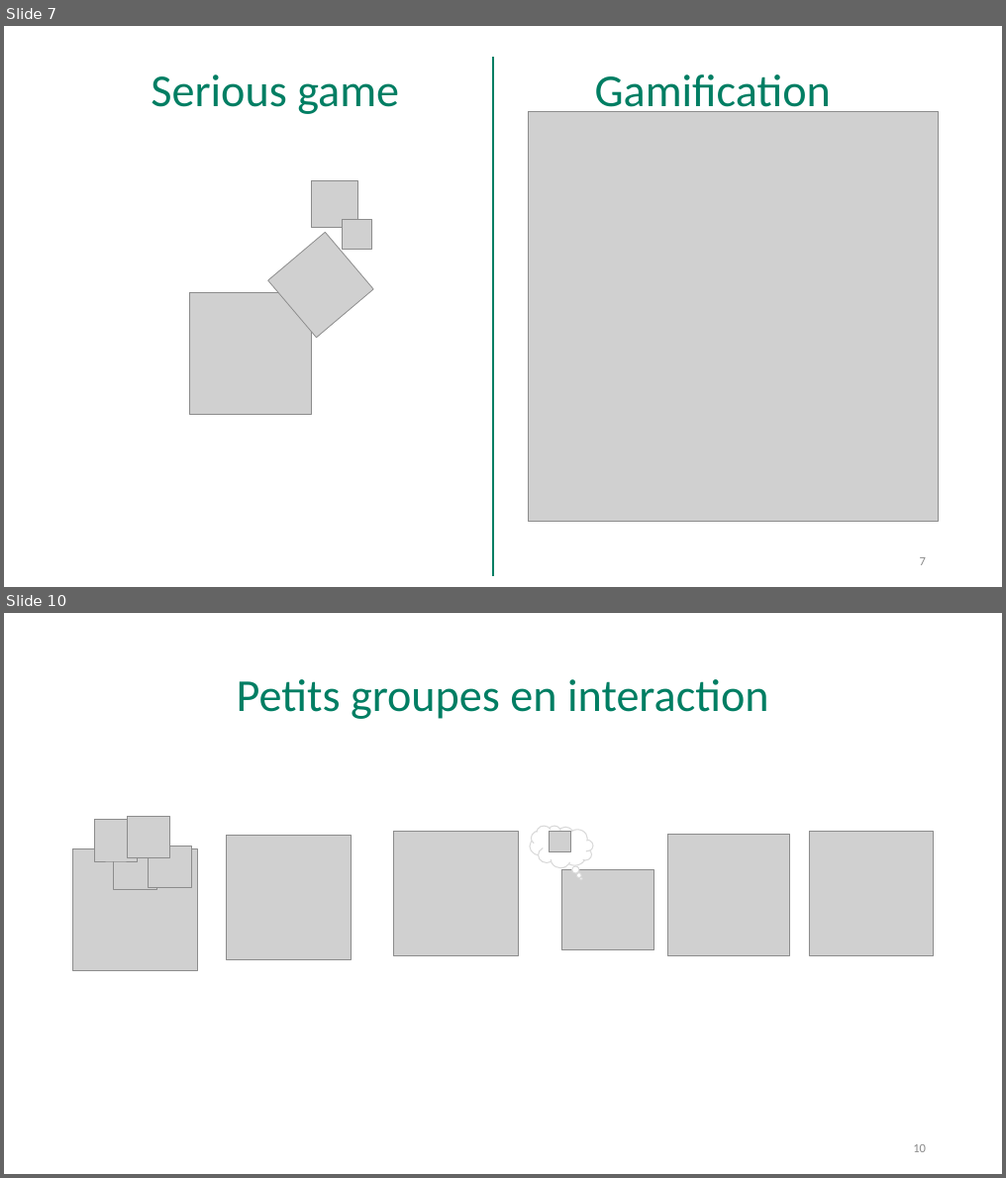
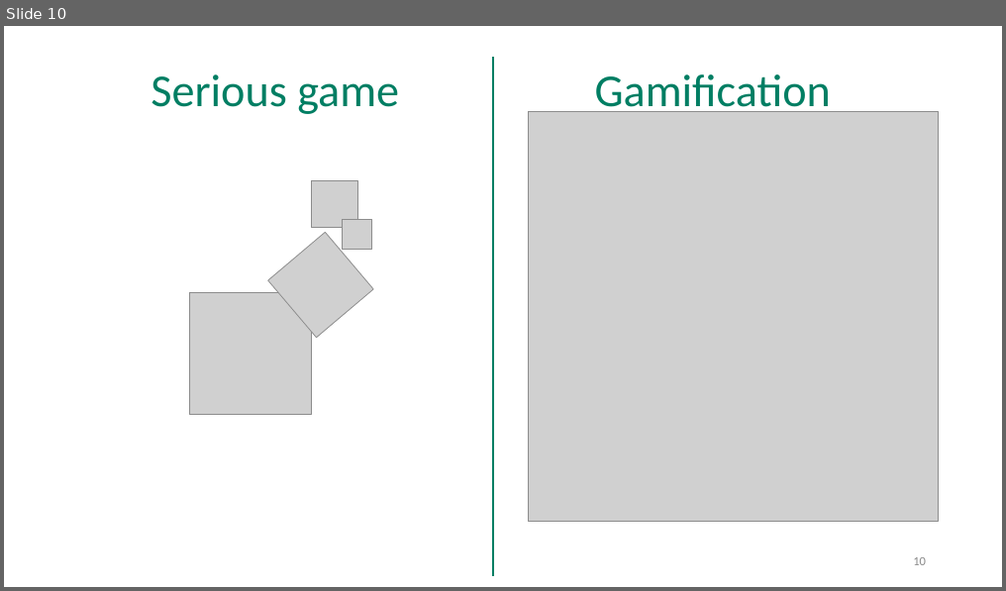
Before and after one commit to cui-unige/BSc-educative-gaming-2019, a slide deck: BSc_project_presentation.pptx. Shown one above the other, each under a label of ours: slides 7 and 10 before the commit, slide 10 after it; the slides between them are not shown. The pictures are 1006x1178 and 1006x591 pixels, drawn with LibreOffice and Linux fonts; fonts in the diff are those of the drawing; grey boxes stand for pictures; background and template pictures are left out. Boxes give left, top, right and bottom in pixels: in the first picture for what was removed or moved away, otherwise in the second. Text is boxed around its words. In the diff, an @@ line names an element or a change of style, - is before the commit and + after.

```diff
--- a/BSc_project_presentation.pptx
+++ b/BSc_project_presentation.pptx
@@ slide 10 removed at (4, 613, 1002, 1174), background #FFFFFF @@
@@ title removed at (237, 679, 769, 719) @@
-Petits groupes en interaction
@@ group removed at (73, 817, 197, 971): 5 pictures @@
@@ picture removed at (227, 836, 350, 959) @@
@@ picture removed at (394, 832, 519, 956) @@
@@ thought cloud removed at (530, 826, 593, 867) @@
@@ picture removed at (549, 831, 570, 852) @@
@@ picture removed at (668, 835, 790, 957) @@
@@ picture removed at (809, 832, 933, 956) @@
@@ picture removed at (561, 870, 654, 951) @@
@@ page number removed at (913, 1145, 926, 1153) @@
-10
@@ what was slide 7 is now slide 10 @@
@@ page number at (913, 558, 926, 566): text changed @@
-7
+10
```
Also in this commit, not shown: 6 slides changed, 11 slides added, 8 other slides removed.
